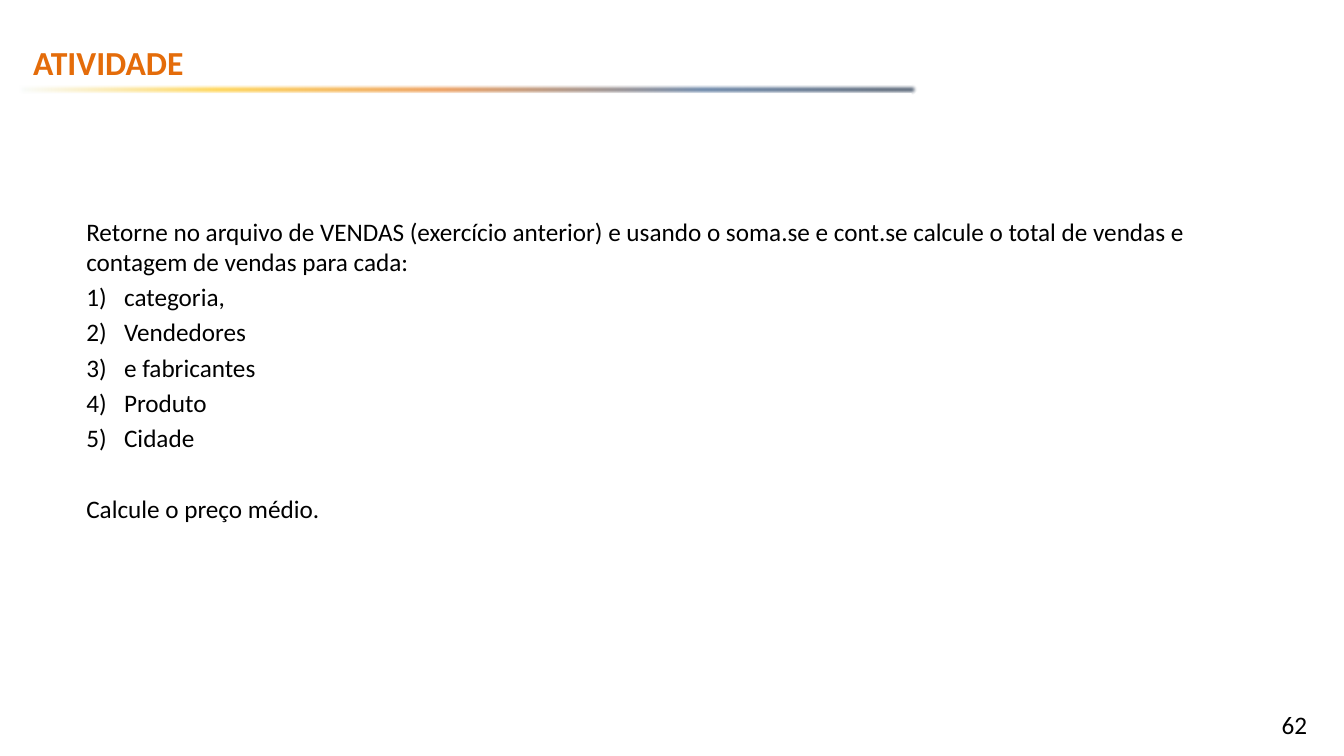
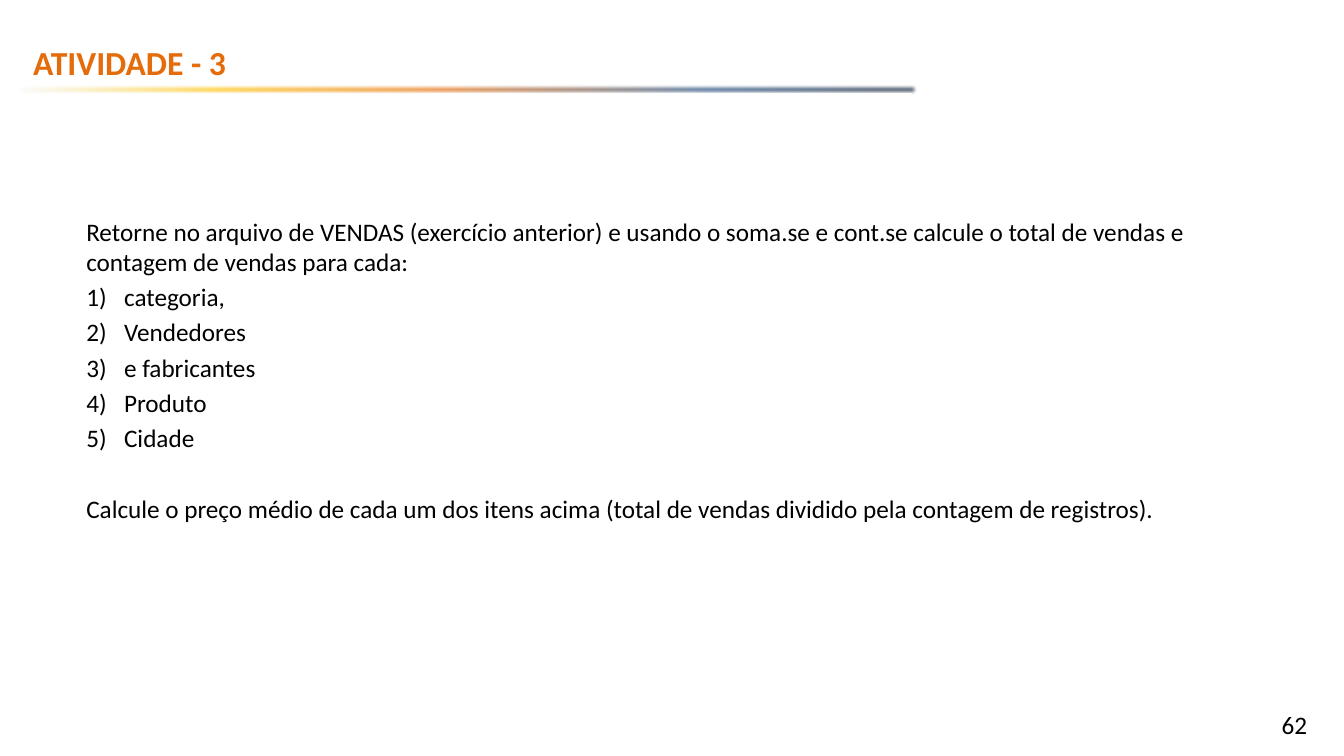
Before and after one commit to emerson-fenrir/Excel_Basico, a slide deck: slide 62 of Professor/Aula3.pptx. Drawn at 1344x756 pixels with LibreOffice and Linux fonts; fonts in the diff are those of the drawing; background and template pictures are left out. Boxes give left, top, right and bottom in pixels: in the first picture for what was removed or moved away, otherwise in the second. Text is boxed around its words. In the diff, an @@ line names an element or a change of style, - is before the commit and + after.

```diff
--- a/Professor/Aula3.pptx
+++ b/Professor/Aula3.pptx
@@ text at [33,53,226,76]: text changed @@
-ATIVIDADE
+ATIVIDADE - 3
@@ text at [86,499,1153,523]: text changed @@
-Calcule o preço médio.
+Calcule o preço médio de cada um dos itens acima (total de vendas dividido pela contagem de registros).
```
Also in this commit, not shown: 9 other slides changed, 2 slides added, 1 other file.
